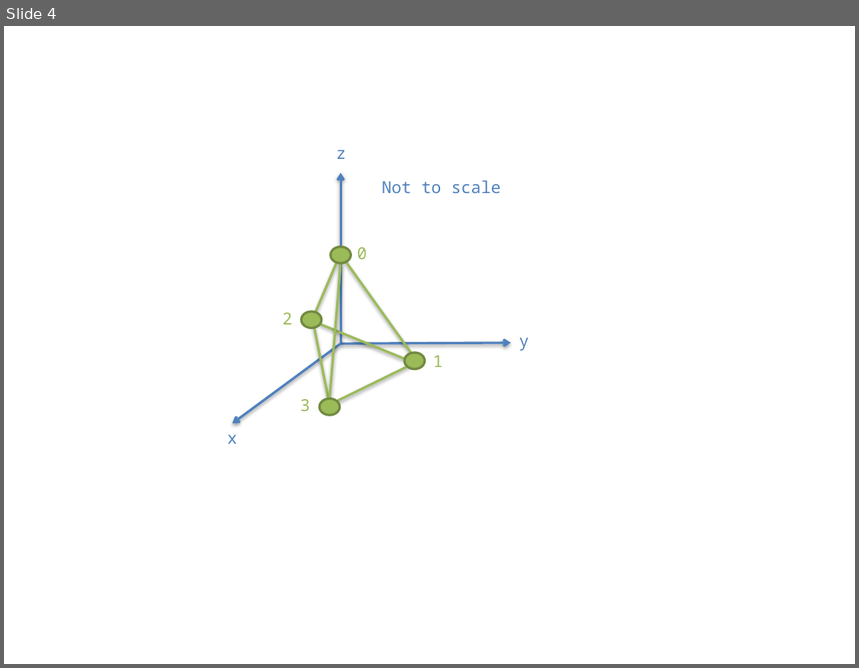
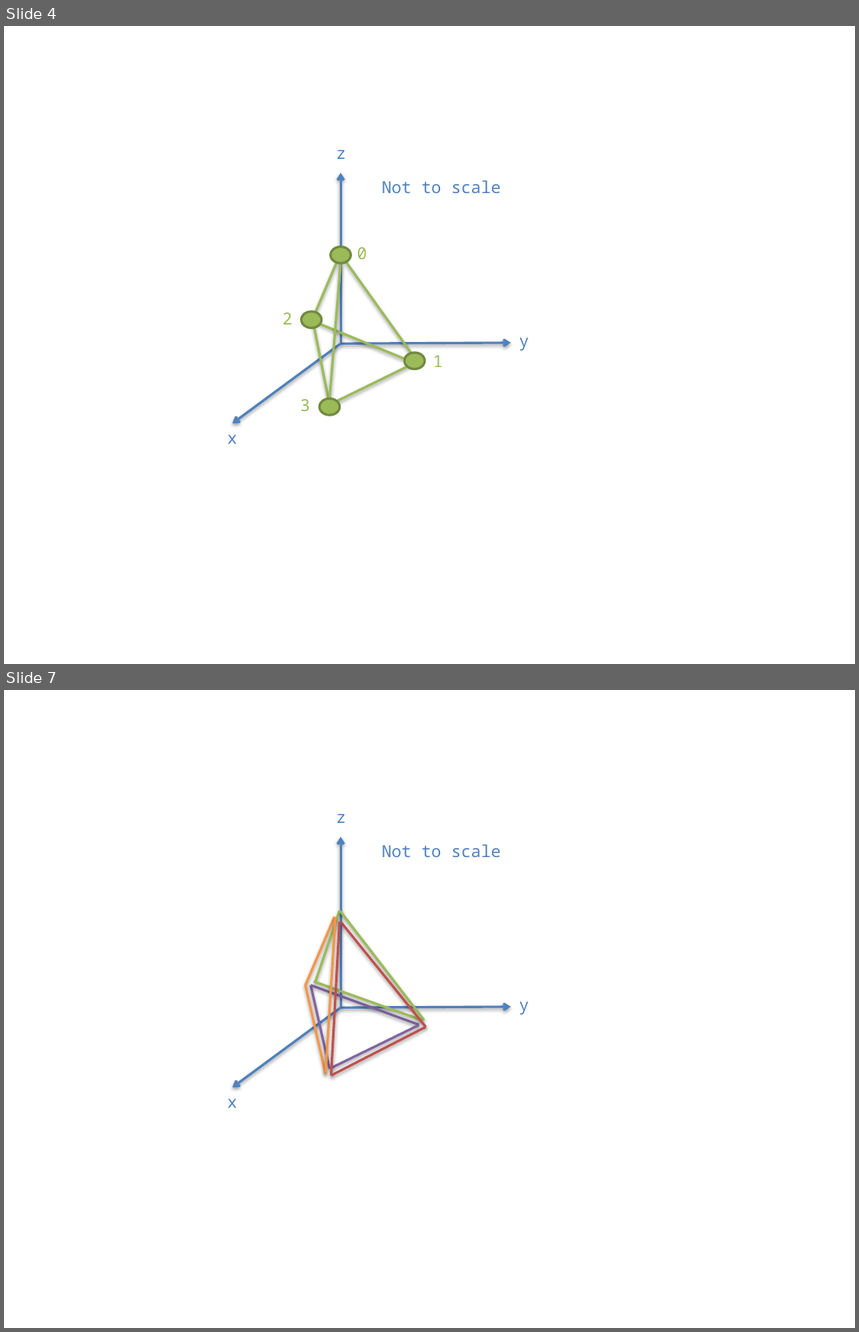
Before and after one commit to barionleg/cesium.wiki.gs, a slide deck: geometryandappearances/figures.pptx. Shown one above the other, each under a label of ours: slide 4 before the commit, slides 4 and 7 after it; the slides between them are not shown. The pictures are 859x668 and 859x1332 pixels, drawn with LibreOffice and Linux fonts; fonts in the diff are those of the drawing. Boxes give left, top, right and bottom in pixels: in the first picture for what was removed or moved away, otherwise in the second. Text is boxed around its words. In the diff, an @@ line names an element or a change of style, - is before the commit and + after.

```diff
--- a/geometryandappearances/figures.pptx
+++ b/geometryandappearances/figures.pptx
@@ slide 7 added at [4,690,855,1328], background #FFFFFF @@
@@ text added at [336,814,346,823], 14 pt, text #4F81BD @@
+z
@@ arrow added from (341, 1007) to (341, 837), #4F81BD 2 pt @@
@@ text added at [382,844,501,857], 14 pt, text #4F81BD @@
+Not to scale
@@ line added from (335, 917) to (305, 986), #F79646 2 pt @@
@@ line added from (339, 911) to (316, 982), #9BBB59 2 pt @@
@@ line added from (336, 917) to (325, 1073), #F79646 2 pt @@
@@ line added from (340, 910) to (424, 1021), #9BBB59 2 pt @@
@@ line added from (339, 922) to (331, 1075), #C0504D 2 pt @@
@@ line added from (341, 922) to (427, 1027), #C0504D 2 pt @@
@@ line added from (305, 986) to (325, 1074), #F79646 2 pt @@
@@ line added from (310, 986) to (330, 1068), #8064A2 2 pt @@
@@ line added from (310, 986) to (420, 1025), #8064A2 2 pt @@
@@ line added from (314, 982) to (422, 1021), #9BBB59 2 pt @@
@@ arrow added from (341, 1008) to (232, 1087), #4F81BD 2 pt @@
@@ arrow added from (341, 1008) to (512, 1007), #4F81BD 2 pt @@
@@ text added at [519,1002,529,1015], 14 pt, text #4F81BD @@
+y
@@ line added from (331, 1068) to (420, 1025), #8064A2 2 pt @@
@@ line added from (331, 1075) to (427, 1027), #C0504D 2 pt @@
@@ text added at [227,1099,237,1108], 14 pt, text #4F81BD @@
+x
```
Also in this commit, not shown: 1 slide changed, 2 other slides added, 6 other files.
